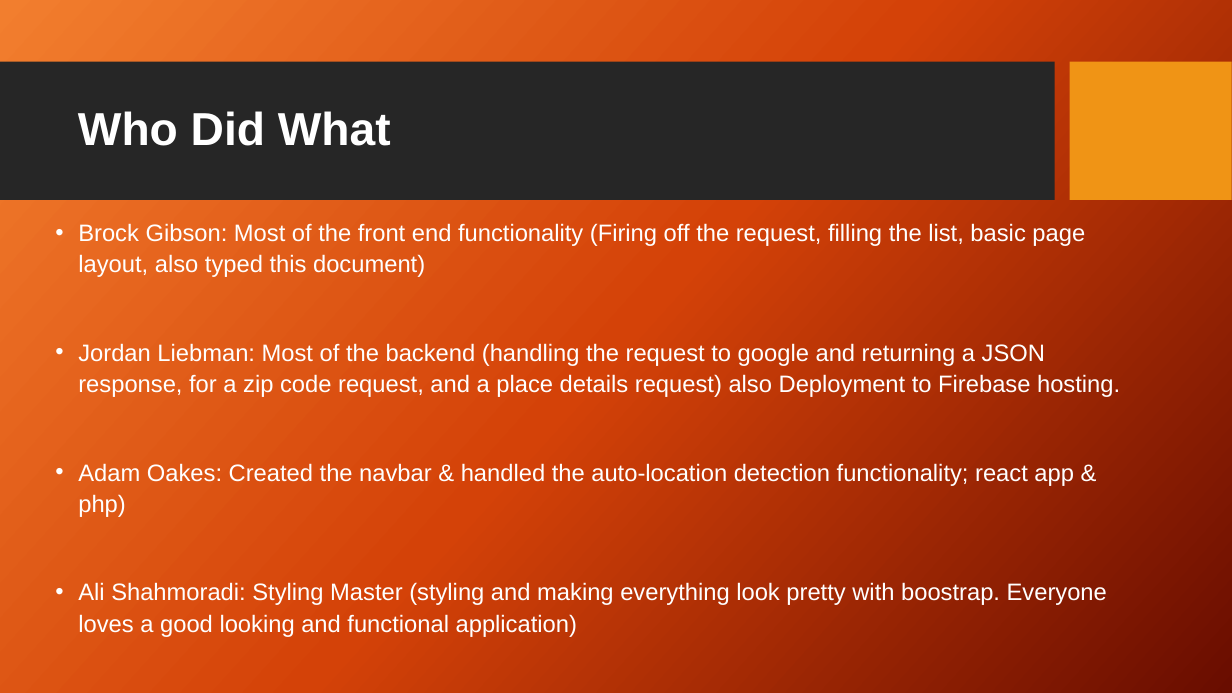
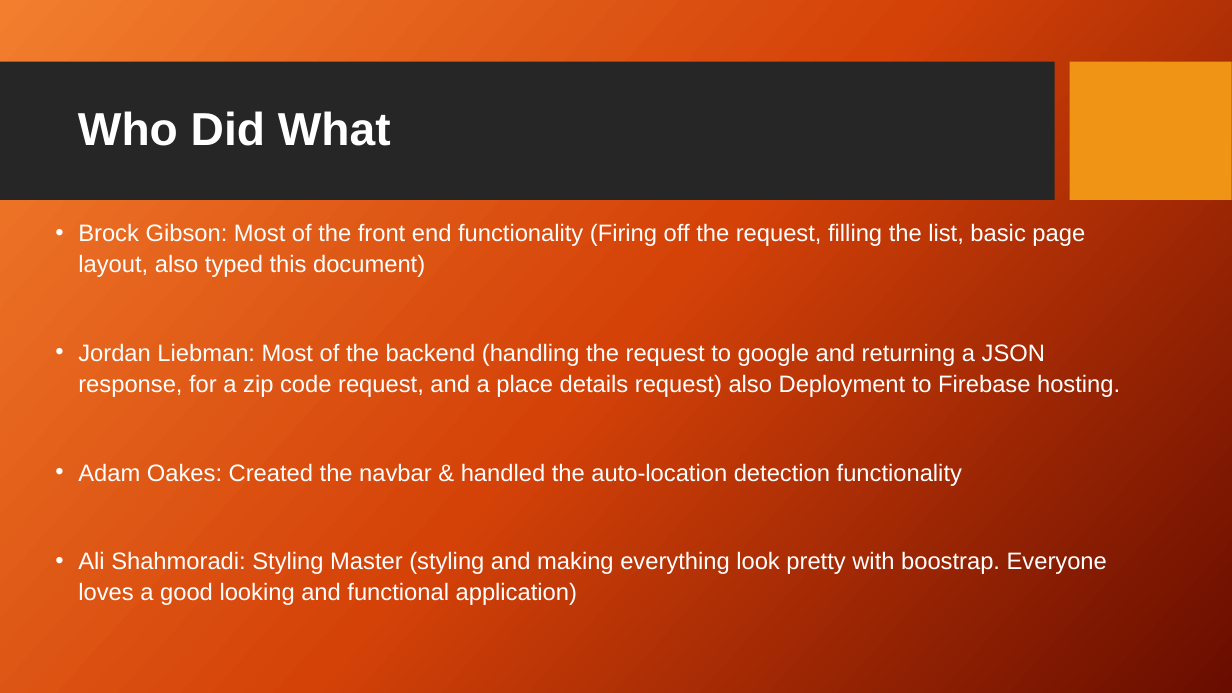
Before and after one commit to Brock-Gibson/Pizza-Now, a slide deck: slide 12 of Presentation/PizzaNow.pptx (slide 13 before the commit). Drawn at 1232x693 pixels with LibreOffice and Linux fonts; fonts in the diff are those of the drawing; background and template pictures are left out. Boxes give left, top, right and bottom in pixels: in the first picture for what was removed or moved away, otherwise in the second. Text is boxed around its words. In the diff, an @@ line names an element or a change of style, - is before the commit and + after.

Commit message:
removed unneccesary php step in sutoLocation. Updated slides and document.md to refelct it.

```diff
--- a/Presentation/PizzaNow.pptx
+++ b/Presentation/PizzaNow.pptx
@@ text at (78,463,962,486): text changed @@
-• Adam Oakes: Created the navbar & handled the auto-location detection functionality; react app & php)
+• Adam Oakes: Created the navbar & handled the auto-location detection functionality
```
Also in this commit, not shown: 3 other slides changed, 1 slide removed, 3 other files.
